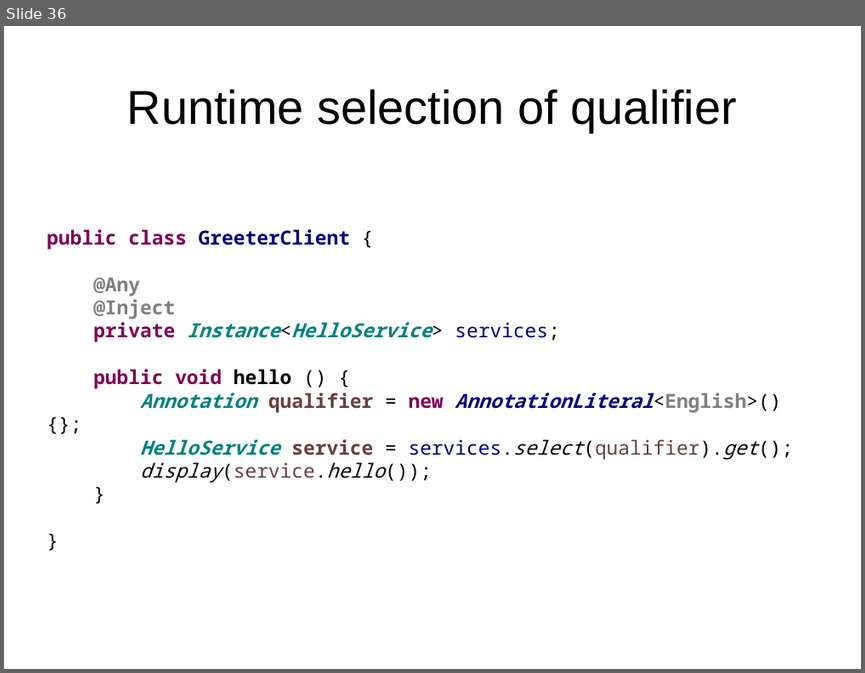
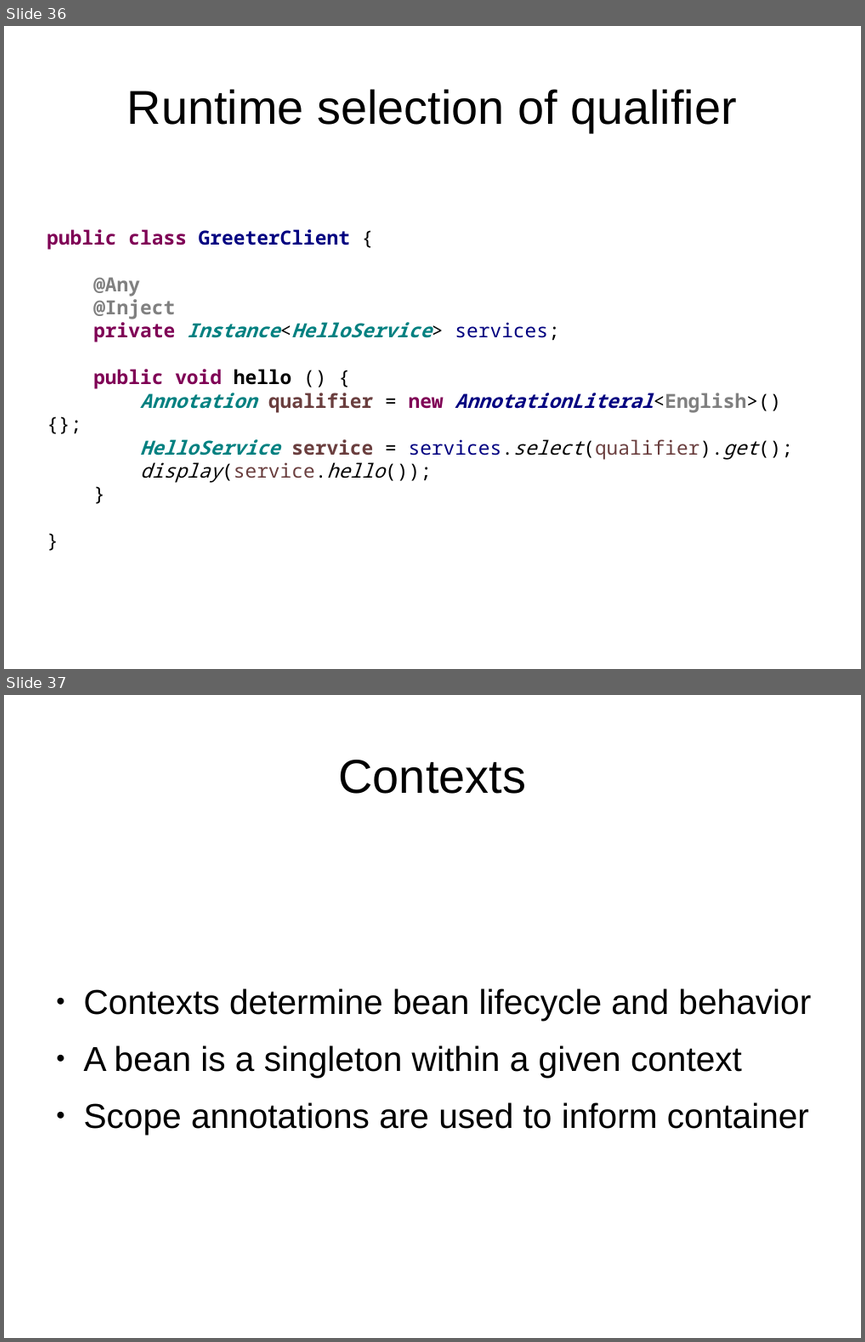
Before and after one commit to FrigoCoder/CDI, a slide deck: CDI.odp. Shown one above the other, each under a label of ours: slide 36 before the commit, slides 36 and 37 after it. The pictures are 865x673 and 865x1342 pixels, drawn with LibreOffice and Linux fonts; fonts in the diff are those of the drawing. Boxes give left, top, right and bottom in pixels: in the first picture for what was removed or moved away, otherwise in the second. Text is boxed around its words. In the diff, an @@ line names an element or a change of style, - is before the commit and + after.

```diff
--- a/CDI.odp
+++ b/CDI.odp
@@ slide 37 added at bbox=[4, 695, 861, 1338], background #FFFFFF @@
@@ title added at bbox=[339, 760, 526, 794], 44 pt, text #000000 @@
+Contexts
@@ text added at bbox=[84, 988, 811, 1134], 32 pt, text #000000 @@
+● Contexts determine bean lifecycle and behavior
+● A bean is a singleton within a given context
+● Scope annotations are used to inform container
```
Also in this commit, not shown: 11 slides changed, 9 other slides added, 9 other files.
